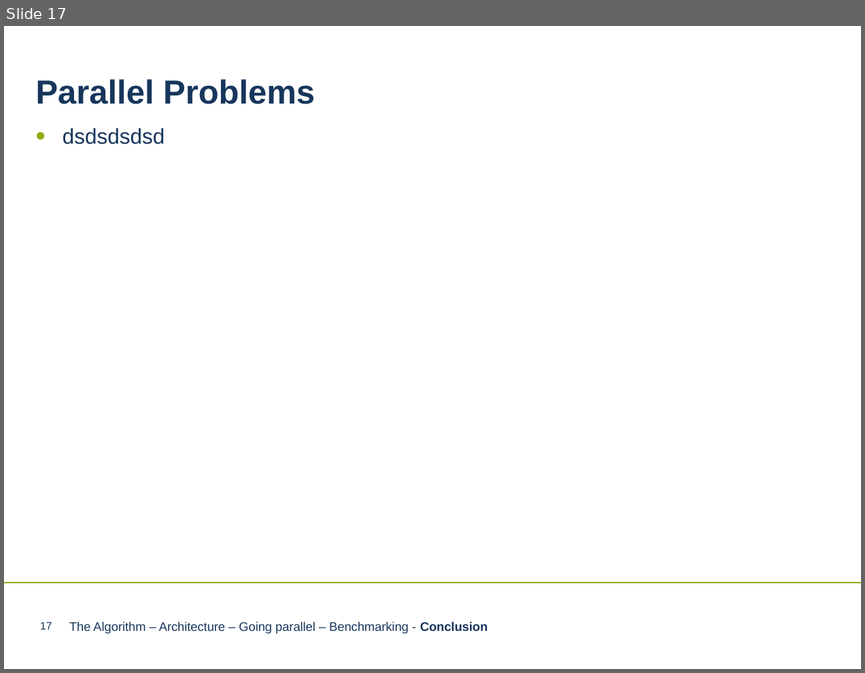
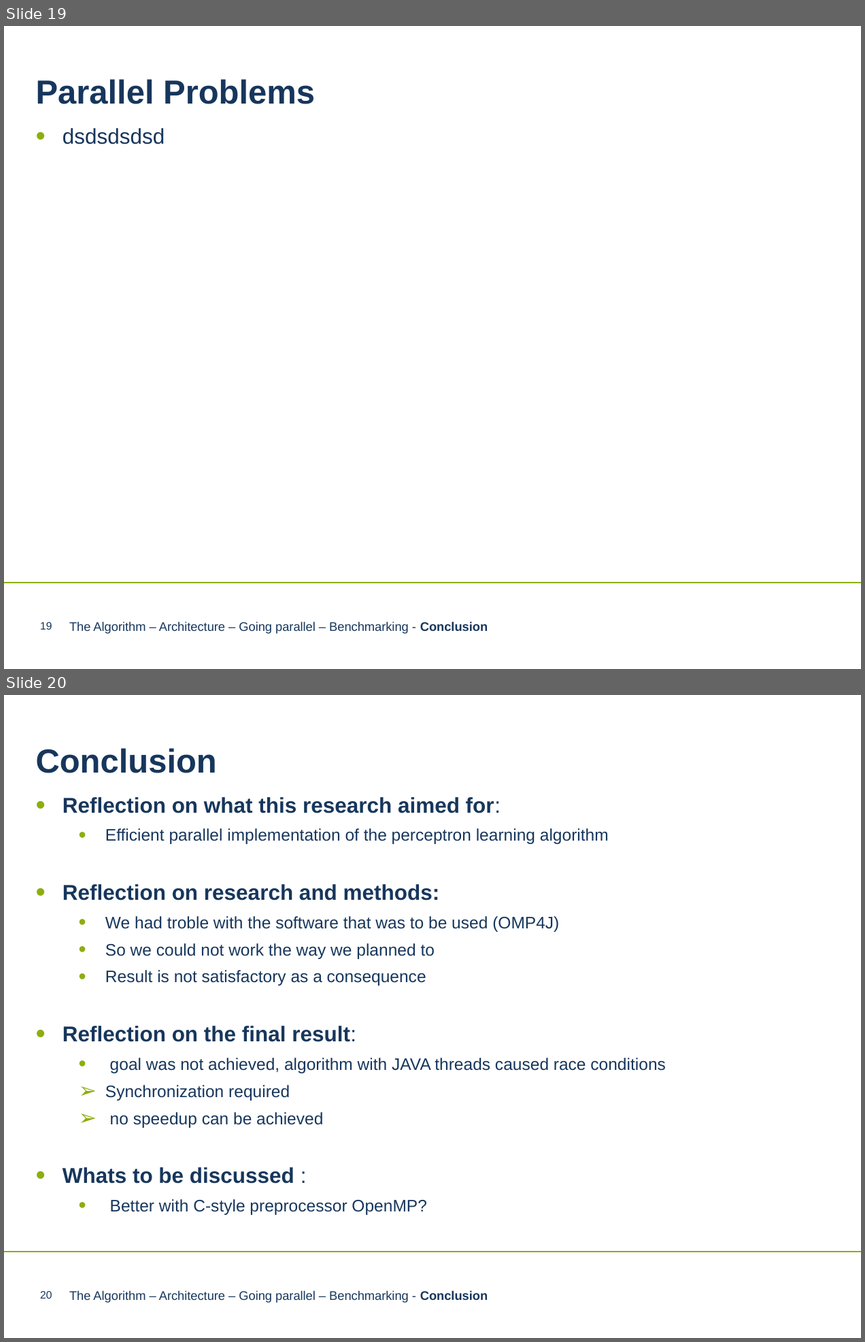
Before and after one commit to LnFlg/Perceptron, a slide deck: Perceptron Algorithm neueres PPT-Format.pptx. Shown one above the other, each under a label of ours: slide 17 before the commit, slides 19 and 20 after it. The pictures are 865x673 and 865x1342 pixels, drawn with LibreOffice and Linux fonts; fonts in the diff are those of the drawing; background and template pictures are left out. Boxes give left, top, right and bottom in pixels: in the first picture for what was removed or moved away, otherwise in the second. Text is boxed around its words. In the diff, an @@ line names an element or a change of style, - is before the commit and + after.

```diff
--- a/Perceptron Algorithm neueres PPT-Format.pptx
+++ b/Perceptron Algorithm neueres PPT-Format.pptx
@@ slide 20 added at <box>4,695,861,1338</box>, background #FFFFFF; not listed: 1 template element that a slide beside it also shows @@
@@ text added at <box>36,748,217,773</box>, 28 pt, text #17365C, bold @@
+Conclusion
@@ text added at <box>62,797,665,1215</box>, 14 pt, text #17365C @@
+• Reflection on what this research aimed for:
+  • Efficient parallel implementation of the perceptron learning algorithm
+• Reflection on research and methods:
+  • We had troble with the software that was to be used (OMP4J)
+  • So we could not work the way we planned to
+  • Result is not satisfactory as a consequence
+• Reflection on the final result:
+  • goal was not achieved, algorithm with JAVA threads caused race conditions
+  ➢ Synchronization required
+  ➢ no speedup can be achieved
+• Whats to be discussed :
+  • Better with C-style preprocessor OpenMP?
@@ page number added at <box>40,1291,52,1298</box>, 9 pt, text #17365C @@
+20
@@ text added at <box>69,1290,487,1302</box>, 10.5 pt, text #17365C @@
+The Algorithm – Architecture – Going parallel – Benchmarking - Conclusion
@@ what was slide 17 is now slide 19 @@
@@ page number at <box>40,622,52,629</box>: text changed @@
-17
+19
```
Also in this commit, not shown: 3 slides changed, 1 other slide added.
